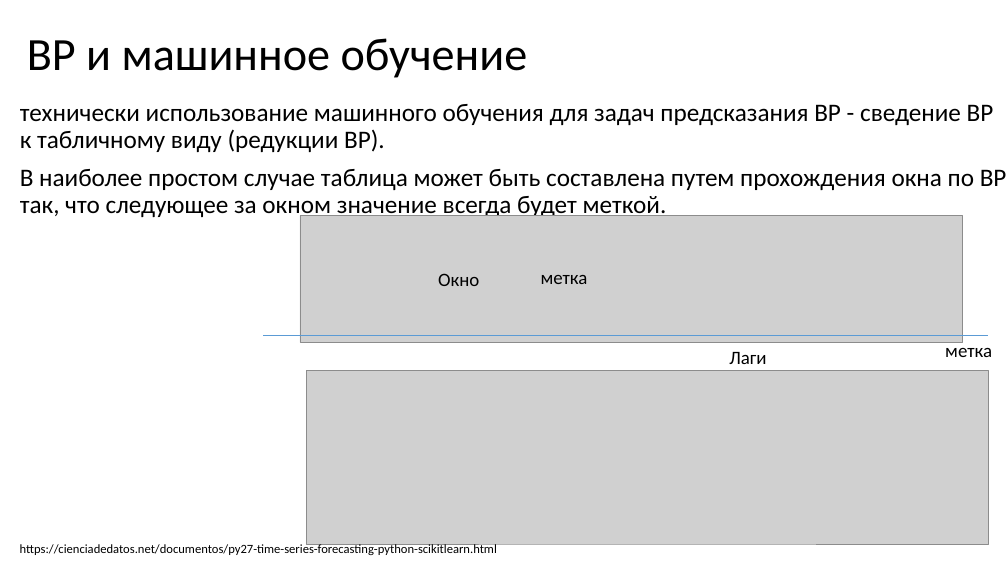
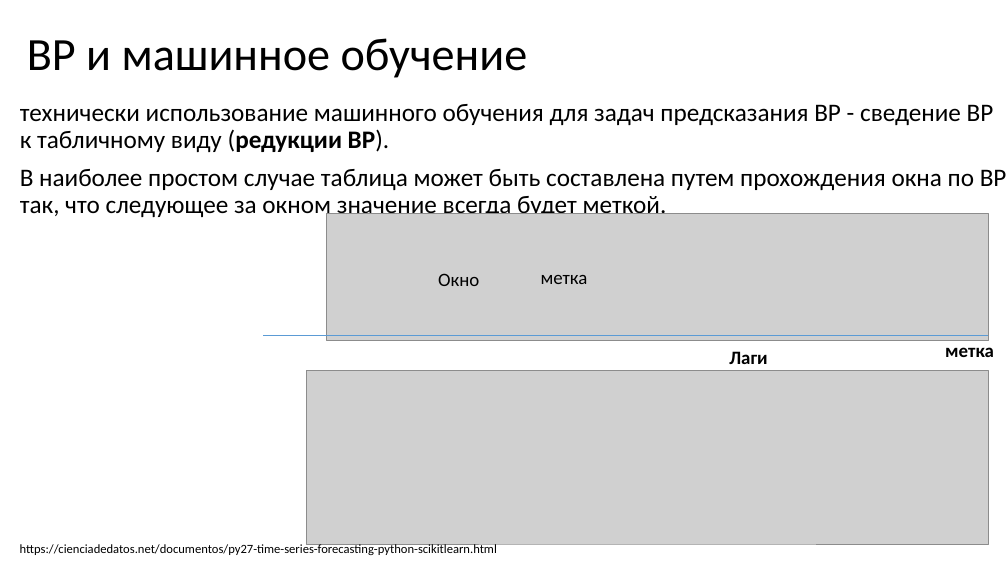
Before and after one commit to MVRonkin/TimeSeriesCourse, a slide deck: slide 3 of 2025/LEC/05-1 методы машинного обучения для анализа ВР.pptx. Drawn at 1008x567 pixels with LibreOffice and Linux fonts; fonts in the diff are those of the drawing; grey boxes stand for pictures. Boxes give left, top, right and bottom in pixels: in the first picture for what was removed or moved away, otherwise in the second. Text is boxed around its words. In the diff, an @@ line names an element or a change of style, - is before the commit and + after.

```diff
--- a/2025/LEC/05-1 методы машинного обучения для анализа ВР.pptx
+++ b/2025/LEC/05-1 методы машинного обучения для анализа ВР.pptx
@@ text at box(20, 104, 994, 152): bold on in "(редукции ВР)." @@
@@ picture: place and size @@
-picture at box(300, 216, 963, 343)
+picture at box(326, 213, 988, 340)
@@ text "Лаги" at box(729, 351, 767, 364): bold on @@
@@ text "метка" at box(945, 347, 994, 357): bold on @@
```
Also in this commit, not shown: 5 other slides changed, 7 slides added, 5 slides removed, 5 other files.
